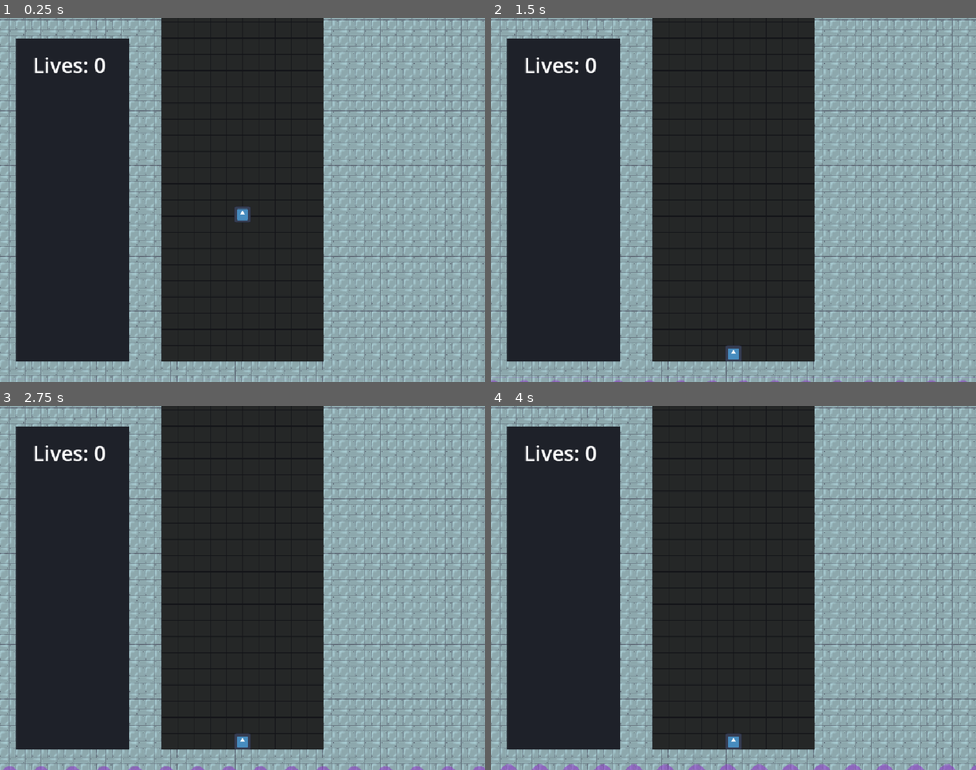
Above: before the commit, frames 1-4 (two rows, left to right).
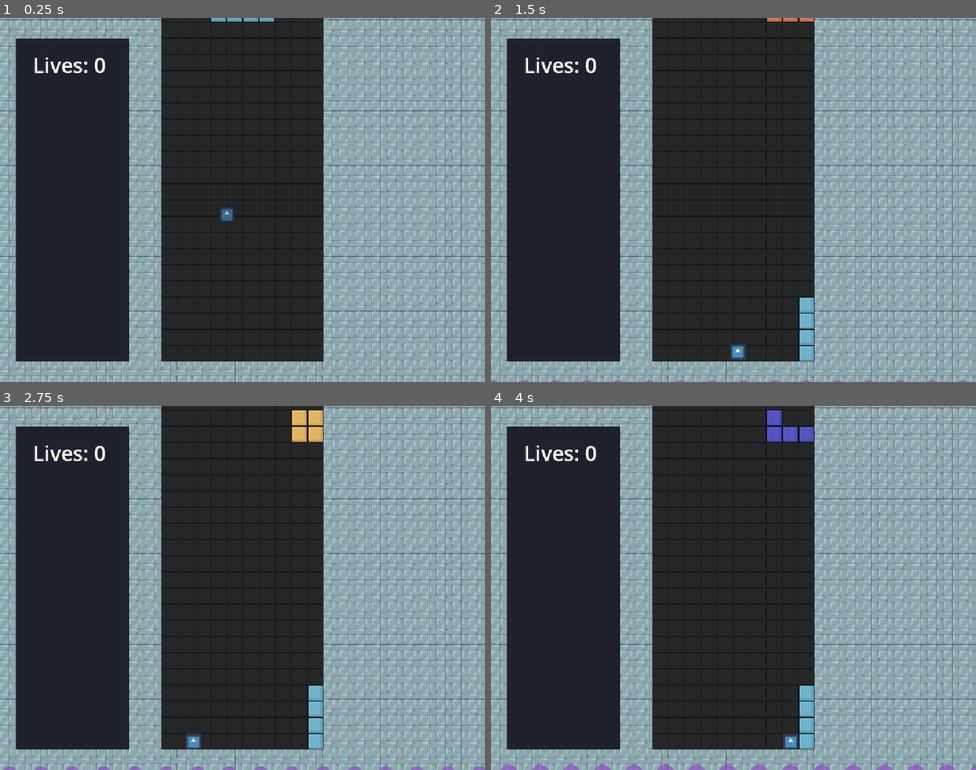
Above: after the commit, the same moments.

Repository: Lochi-dot-JPEG/twistris
Game: Godot game, scene res://locations/main.tscn
The game is run twice, just before and just after one commit, with the same random seed, the same clock (stepped at 60 frames per second) and the same inputs. The engine's default icon, where the game draws it, is replaced by a stand-in: a white triangle on a blue panel in a dark square.
Inputs:
- Up to frame 1 (0.25 s): no input
- Up to frame 2 (1.5 s): hold S (softdrop) 0.53-1.28 s; hold D (right) from 0.53 s (still down); tap W (jump) at 0.77 s; tap Z (switch) at 1.35 s
- Up to frame 3 (2.75 s): tap W (jump) at 1.52 s; release D (right) at 2.03 s; hold A (left) from 2.03 s (still down); hold 1 from 2.03 s (still down)
- Up to frame 4 (4 s): release A (left) at 2.78 s; release 1 at 2.78 s; hold D (right) from 2.78 s (still down); tap 2 at 2.85 s; tap W (jump) at 3.02, 3.77 s; hold 3 from 3.53 s (still down)

The runs differ from the first frame. In frame 1, 0.3% of the frame differs, in the area x 43-57%, y 0-57%; in frame 2, 0.8%; in frame 3, 1.4%, in the area x 38-67%, y 1-95%; in frame 4, 1.4%.
Error before the commit: Parse Error: Expected indented block after function declaration. (res://locations/board/board.gd:31)

Commit message:
feat: clearing lines, lower liquid

Diff:
--- a/locations/board/board.gd
+++ b/locations/board/board.gd
@@ -1,8 +1,11 @@
 extends Node2D
 
 const STARTING_LIVES = 2
+const TILE_SIZE = 32
+const BOTTOM_LEFT_TILE = Vector2(-150,300)
 
 @export var player : CharacterBody2D
+@onready var liquid : Node2D = $Liquid
 
 var tetromino : Node2D
 var start_time = 0
@@ -28,7 +31,6 @@
 	player.crushed.connect(_player_crushed)
 	pass
 
-func _player_crushed() -> void:
 
 func _player_crushed() -> void:
 	if not player_invulnerable:
@@ -43,7 +45,6 @@
 
 func _fail() -> void:
 	_start_game()
-
 
 
 func _start_game() -> void:
@@ -61,7 +62,40 @@
 			i.queue_free()
 	temporary_nodes = []
 
+
+func _check_lines():
+	var query = PhysicsPointQueryParameters2D.new()
+	query.collision_mask = 2
+	query.collide_with_bodies = true
+	query.collide_with_areas = false
+	var cleared_lines = 0
+
+	for y in range(21):
+		var colliders = []
+		for x in range(10):
+			query.position = BOTTOM_LEFT_TILE + Vector2(x,-y) * TILE_SIZE
+			var col = get_world_2d().direct_space_state.intersect_point(query, 1)
+			if col.size() > 0:
+				colliders.append(col[0]["collider"])
+		if colliders.size() == 10:
+			var collider_y = 0
+			for i in colliders:
+				i.queue_free()
+				collider_y = i.global_position.y
+			for i in temporary_nodes:
+				if i and i.global_position.y < collider_y:
+					i.position.y += 32
+			cleared_lines += 1
+
+	# TODO add score here
+
+	liquid.height -= cleared_lines * 40
+	liquid.height = clamp(liquid.height, 0, 4000)
+
+
+
 func _lock_tetromino():
+	var last_copy : Node
 	for block in tetromino.blocks:
 		var pos = block.global_position
 		var copy = block.duplicate()
@@ -69,9 +103,20 @@
 		copy.collision_layer = 2
 		copy.global_position = pos
 		temporary_nodes.append(copy)
+		last_copy = copy
 	tetromino.position = Vector2(-16, -368)
 	tetromino._load_block(randi() % 7)
 	player.velocity.y = -100
+
+	if not last_copy.is_node_ready():
+		await last_copy.ready
+	await get_tree().physics_frame
+	await get_tree().physics_frame
+	await get_tree().physics_frame
+
+	_check_lines()
+
+
 
 func _input(event: InputEvent) -> void:
 	if event.is_action_pressed("switch"):
